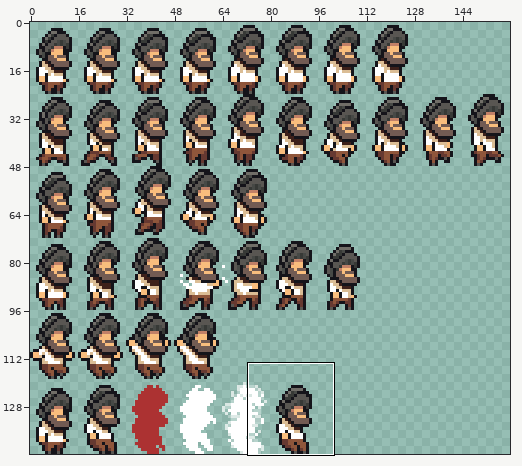
File history of a sprite sheet, 999AD/Content/characters/player.png. Above: a wide view before the commit, with the close-up outlined.
Close-up. Old version:
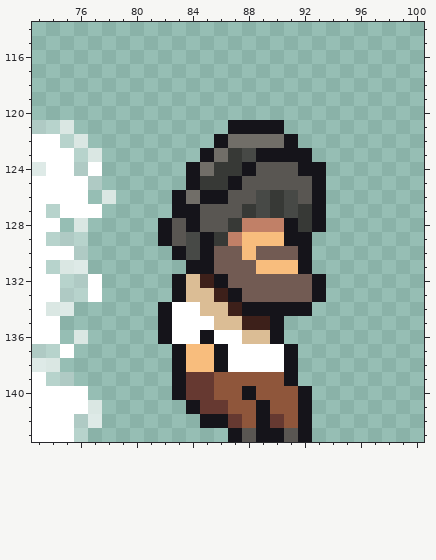
The file is 160x144 pixels. Shown: x 73..100, y 114..143.
And afterwards:
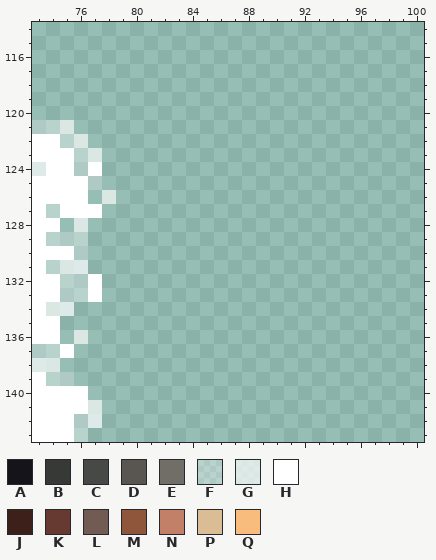
Palette (. is transparent): A #15141a  B #373936  C #474946  D #595652  E #716e68  F #ffffff51  G #ffffffae  H #ffffff  J #3d201a  K #663931  L #725b53  M #8f563b  N #c18067  P #dbbd95  Q #f8bd7d
The exact change:
@@ x 80..95 @@
 120 ................
-121 .......AAAA.....
-122 ......AEEEEA....
-123 .....AEBCAAAA...
-124 ....AEBBADDDAA..
-125 ....ABBADDDDDA..
-126 ...AEAADDCBCDA..
-127 ...AADDDBCBCBA..
-128 ..ADADDBNNNABA..
-129 ..ADCABNQQQAA...
-130 ...ACALLQLLLA...
-131 ....AALLLQQQA...
-132 ...APJALLLLLLA..
-133 ...APPJALLLLLA..
-134 ..AHHPPJAAAAA...
-135 ..AHHHPPJJA.....
-136 ..AHHAHHPPA.....
-137 ...AQQAHHHHA....
-138 ...AQQAHHHHA....
-139 ...AKKMMMMMA....
-140 ...AKKMMAMMMA...
-141 ....AKKMMAMMA...
-142 .....AAKMAKMA...
-143 .......ADAADA...
+121 ................
+122 ................
+123 ................
+124 ................
+125 ................
+126 ................
+127 ................
+128 ................
+129 ................
+130 ................
+131 ................
+132 ................
+133 ................
+134 ................
+135 ................
+136 ................
+137 ................
+138 ................
+139 ................
+140 ................
+141 ................
+142 ................
+143 ................
Boxes around the changes in both close-ups, in picture pixels (x1, y1, x2, y2):
erased: (158, 120, 326, 442)
